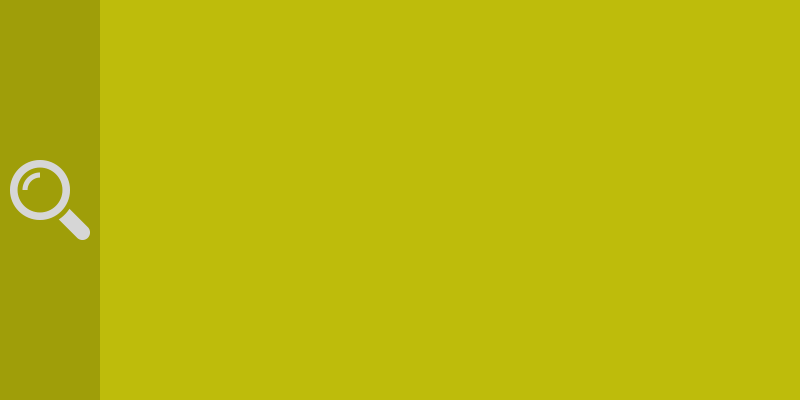
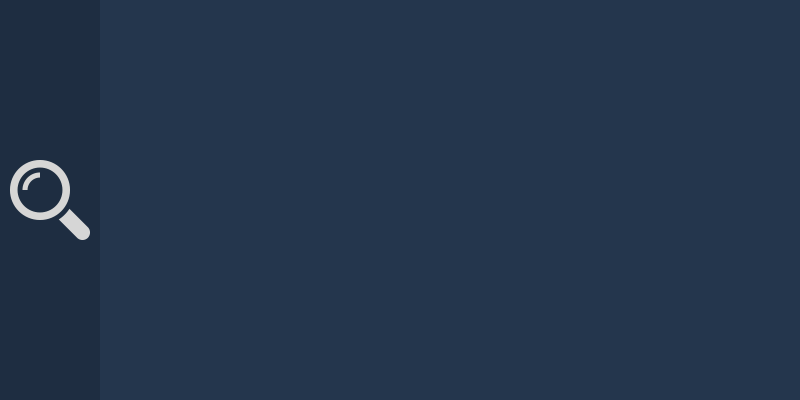
Two versions of the same layered image (800x400). Layer-by-layer changes:
pixels changed over [0, 0, 800, 400] (layer not identified)
